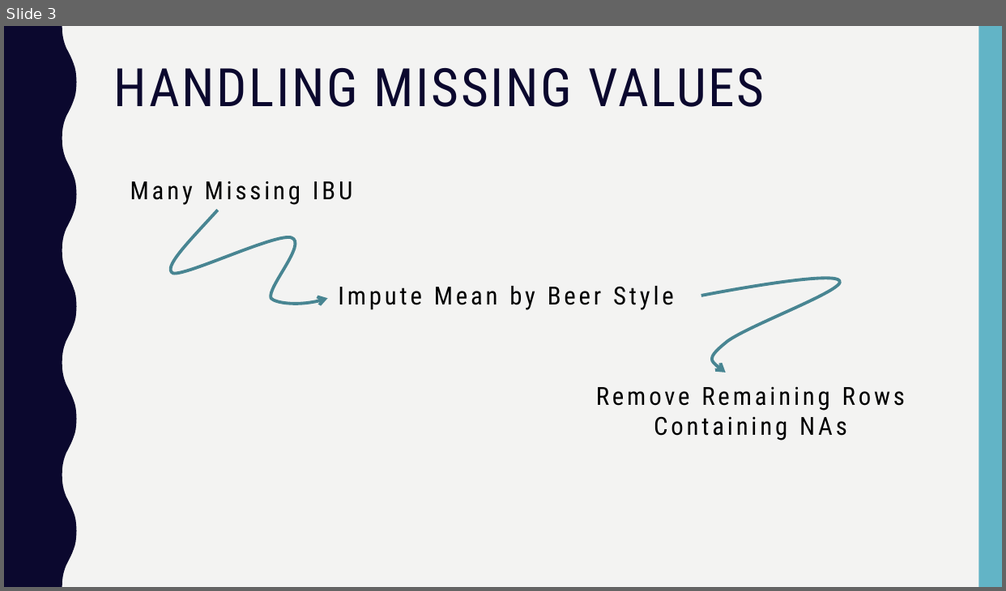
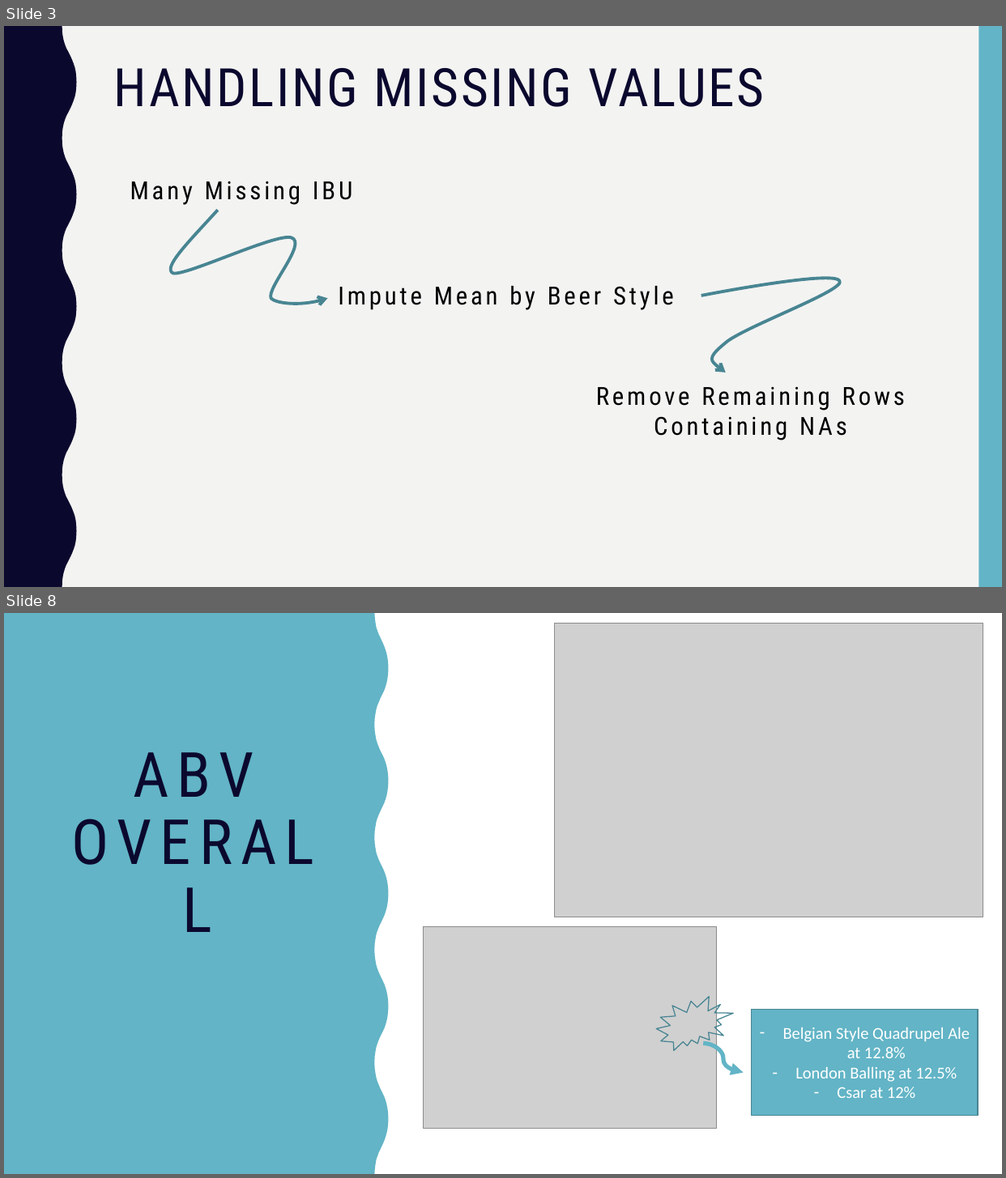
Before and after one commit to mattfarrow1/6306-project-1, a slide deck: docs/Matt_Farrow_Megan_Ball_DS6306_EDA.pptx. Shown one above the other, each under a label of ours: slide 3 before the commit, slides 3 and 8 after it; the slides between them are not shown. The pictures are 1006x591 and 1006x1178 pixels, drawn with LibreOffice and Linux fonts; fonts in the diff are those of the drawing; grey boxes stand for pictures. Boxes give left, top, right and bottom in pixels: in the first picture for what was removed or moved away, otherwise in the second. Text is boxed around its words. In the diff, an @@ line names an element or a change of style, - is before the commit and + after.

```diff
--- a/docs/Matt_Farrow_Megan_Ball_DS6306_EDA.pptx
+++ b/docs/Matt_Farrow_Megan_Ball_DS6306_EDA.pptx
@@ slide 8 added at <box>4,613,1002,1174</box>, background #FFFFFF; not listed: 2 template elements that a slide beside it also shows @@
@@ rectangle added at <box>4,613,27,1174</box>, fill #0B082E @@
@@ rectangle added at <box>4,613,1002,1174</box>, fill #FFFFFF @@
@@ freeform shape added at <box>4,613,388,1174</box>, fill #62B4C6 @@
@@ picture added at <box>554,623,983,917</box> @@
@@ title added at <box>133,752,253,797</box>, 60 pt, text #0B082E @@
+ABV OVERALL
@@ picture added at <box>424,927,716,1129</box> @@
@@ irregular seal added at <box>656,997,733,1051</box>, outline #498592 1 pt @@
@@ rectangle added at <box>752,1010,978,1116</box>, fill #62B4C6, outline #498592 1 pt, 16 pt, text #FFFFFF @@
+– Belgian Style Quadrupel Ale at 12.8%
+– London Balling at 12.5%
+– Csar at 12%
@@ curved arrow added from (703, 1043) to (744, 1072), #62B4C6 4 pt @@
```
Also in this commit, not shown: 4 slides changed, 1 other slide added, 1 slide removed.
